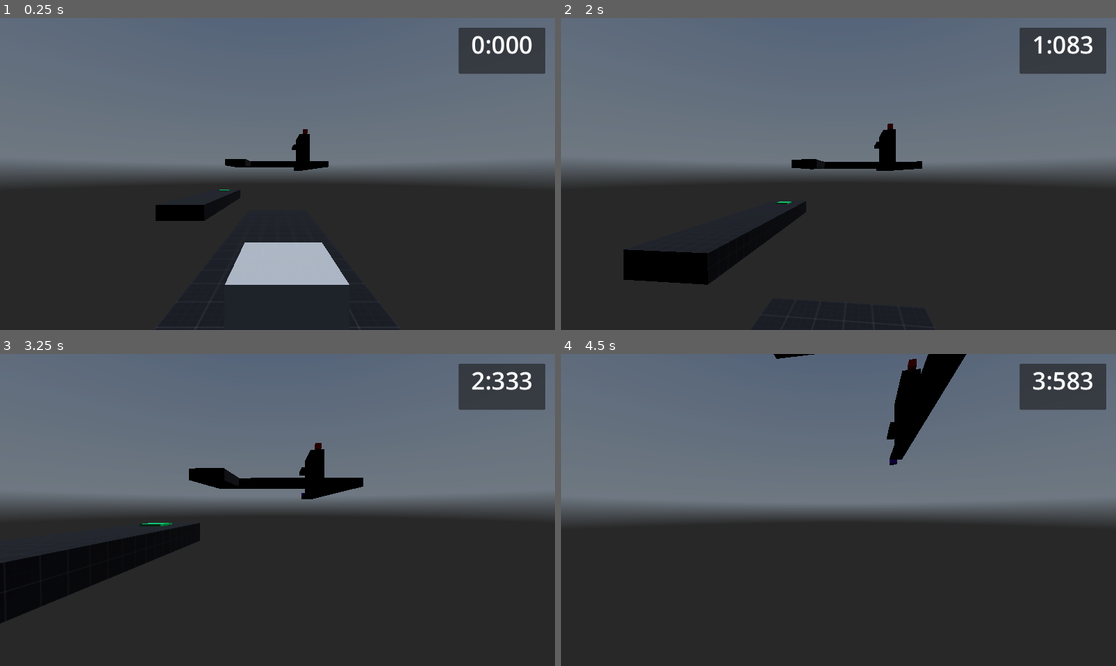
Above: before the commit, frames 1-4 (two rows, left to right).
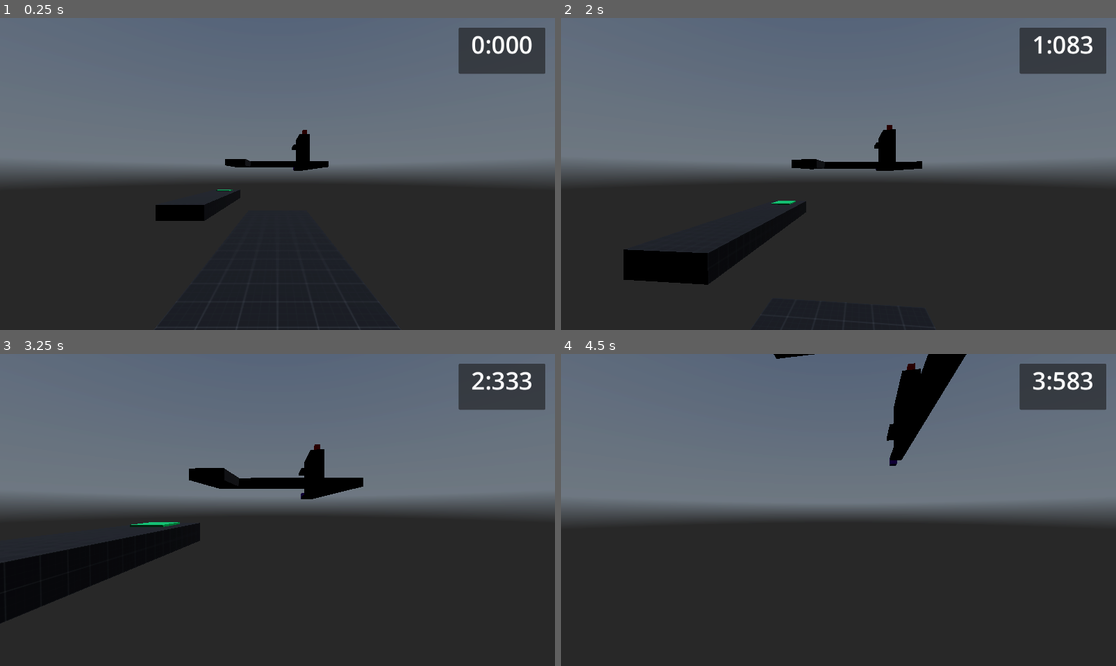
Above: after the commit, the same moments.

Repository: BreadDemon/Schmovement
Game: Godot game, scene res://nodes/levels/test_map.tscn
The game is run twice, just before and just after one commit, with the same random seed, the same clock (stepped at 60 frames per second) and the same inputs. This scene is started directly instead of the project's main scene. A sky picture missing from this copy of the repository is replaced by a grey-blue gradient.
Inputs (mouse positions are in pixels of both pictures, inside the frame that each line leads up to):
- Up to frame 1 (0.25 s): no input
- Up to frame 2 (2 s): move the mouse to (866, 174) at 0.52 s; hold Ctrl (Crouch) 0.53-1.28 s; hold W (forward) from 0.53 s (still down); tap Space (Jump) at 0.77, 1.52 s; move the mouse to (810, 174) at 1.27 s; tap Shift (Sprint) at 1.35 s
- Up to frame 3 (3.25 s): keep holding W (forward); move the mouse to (288, 503) at 2.02 s; hold Ctrl (Crouch) 2.03-2.78 s; move the mouse to (271, 516) at 2.77 s; tap Shift (Sprint) at 2.85 s; tap Space (Jump) at 3.02 s
- Up to frame 4 (4.5 s): keep holding W (forward); move the mouse to (877, 513) at 3.52 s; hold Ctrl (Crouch) 3.53-4.28 s; tap Space (Jump) at 3.77 s; move the mouse to (794, 506) at 4.27 s; tap Shift (Sprint) at 4.35 s

The runs differ from the first frame. In frame 1, 2.5% of the frame differs, in the area x 38-63%, y 35-100%; in frame 2, less than 0.1%; in frame 3, less than 0.1%; in frame 4, less than 0.1%.

Commit message:
Fixed a logic comparisson, edited a map

Diff:
--- a/src/nodes/features/loading_zone.tscn
+++ b/src/nodes/features/loading_zone.tscn
@@ -13,7 +13,7 @@
 [sub_resource type="BoxMesh" id="BoxMesh_6qwcp"]
 material = SubResource("StandardMaterial3D_umm4x")
 
-[node name="Area3D" type="Area3D"]
+[node name="Loading Zone" type="Area3D"]
 script = ExtResource("1_xdjp2")
 
 [node name="CollisionShape3D" type="CollisionShape3D" parent="."]
--- a/src/nodes/levels/test_map.tscn
+++ b/src/nodes/levels/test_map.tscn
@@ -61,7 +61,7 @@
 material = SubResource("StandardMaterial3D_eflsv")
 
 [node name="Area3D" parent="Map/CSGBox3D" instance=ExtResource("3_rffr6")]
-transform = Transform3D(1, 0, 0, 0, 1, 0, 0, 0, 1, 0, 0.508392, -4.5)
+transform = Transform3D(1.5, 0, 0, 0, 1, 0, 0, 0, 1.5, 0, 0.508392, -4.5)
 
 [node name="CSGBox3D2" type="CSGBox3D" parent="Map"]
 transform = Transform3D(1, 0, 0, 0, 1, 0, 0, 0, 1, 7, 0, 17.5)
@@ -99,17 +99,17 @@
 material = SubResource("StandardMaterial3D_wvuen")
 
 [node name="CSGBox3D7" type="CSGBox3D" parent="Map/Upper_Section/CSGCombiner3D"]
-transform = Transform3D(1, 0, 0, 0, 1, 0, 0, 0, 1, 15, 8.5, -44)
-size = Vector3(3, 10, 11)
+transform = Transform3D(1, 0, 0, 0, 1, 0, 0, 0, 1, 15, 8.5, -44.5)
+size = Vector3(3, 10, 12)
 material = SubResource("StandardMaterial3D_wvuen")
 
 [node name="CSGBox3D8" type="CSGBox3D" parent="Map/Upper_Section/CSGCombiner3D"]
-transform = Transform3D(1, 0, 0, 0, 1, 0, 0, 0, 1, 15, 4, -54)
+transform = Transform3D(1, 0, 0, 0, 1, 0, 0, 0, 1, 15, 4, -55)
 size = Vector3(3, 1, 9)
 material = SubResource("StandardMaterial3D_wvuen")
 
 [node name="CSGBox3D9" type="CSGBox3D" parent="Map/Upper_Section/CSGCombiner3D"]
-transform = Transform3D(1, 0, 0, 0, 1, 0, 0, 0, 1, 15, 13, -63.5)
+transform = Transform3D(1, 0, 0, 0, 1, 0, 0, 0, 1, 15, 13, -64.5)
 size = Vector3(3, 1, 10)
 material = SubResource("StandardMaterial3D_wvuen")
 
@@ -117,26 +117,28 @@
 transform = Transform3D(1, 0, 0, 0, 1, 0, 0, 0, 1, 1, 2.03225, 0)
 
 [node name="Teleporter" parent="." node_paths=PackedStringArray("receptor") instance=ExtResource("5_j3kf1")]
-transform = Transform3D(2.03, 0, 0, 0, 2.03, 0, 0, 0, 2.03, 8.70767, 5, -83.8576)
+transform = Transform3D(2.03, 0, 0, 0, 2.03, 0, 0, 0, 2.03, 8.70767, 5, -84.8576)
 receptor = NodePath("../receptor")
 
 [node name="receptor" parent="." instance=ExtResource("6_0g3fc")]
-transform = Transform3D(1.185, 0, 0, 0, 1.185, 0, 0, 0, 1.185, 8.76474, 14.2817, -57.2127)
+transform = Transform3D(1.185, 0, 0, 0, 1.185, 0, 0, 0, 1.185, 8.76474, 14.2817, -58.2127)
 
 [node name="Area3D" parent="." node_paths=PackedStringArray("receptor") instance=ExtResource("5_j3kf1")]
-transform = Transform3D(735.462, 0, 0, 0, 26.94, 0, 0, 0, 789.45, 1, -69.5325, 0)
+transform = Transform3D(735.462, 0.00942736, 0.788774, -0.257017, 26.94, -0.392229, -0.734954, 0.0133758, 789.45, 1, -69.5325, 0)
 visible = false
 receptor = NodePath("../receptor2")
 
 [node name="receptor2" parent="." instance=ExtResource("6_0g3fc")]
 transform = Transform3D(1, 0, 0, 0, 1, 0, 0, 0, 1, 1, 1, 0.849864)
+visible = false
 
 [node name="StartCourse" parent="." node_paths=PackedStringArray("origin_point") instance=ExtResource("7_ssrem")]
-transform = Transform3D(1, 0, 0, 0, 1, 0, 0, 0, 1, 1.07665, 0.998873, -2.12691)
+transform = Transform3D(3.01563, 0, 0, 0, 3.01563, 0, 0, 0, 1.00521, 1.07665, 0.998873, -2.12691)
+visible = false
 origin_point = NodePath("../Return_node")
 
 [node name="EndCourse" parent="." node_paths=PackedStringArray("start_course") instance=ExtResource("8_kdxem")]
-transform = Transform3D(1, 0, 0, 0, 1, 0, 0, 0, 1, 9, 14.1715, -86)
+transform = Transform3D(1, 0, 0, 0, 1, 0, 0, 0, 1, 9, 14.1715, -87)
 start_course = NodePath("../StartCourse")
 
 [node name="Return_node" parent="." instance=ExtResource("9_k6fjs")]
--- a/src/scripts/Mili_seconds.gd
+++ b/src/scripts/Mili_seconds.gd
@@ -25,7 +25,7 @@
 	running = false
 
 func set_pb():
-	if float(Global.personal_best) < float(Global.start_time):
+	if float(Global.personal_best) > float(Global.start_time) || float(Global.personal_best) == 0:
 		var personal_best = get_parent().get_node("PersonalBest")
 		Global.personal_best = Global.start_time
 		personal_best.text = Global.personal_best
